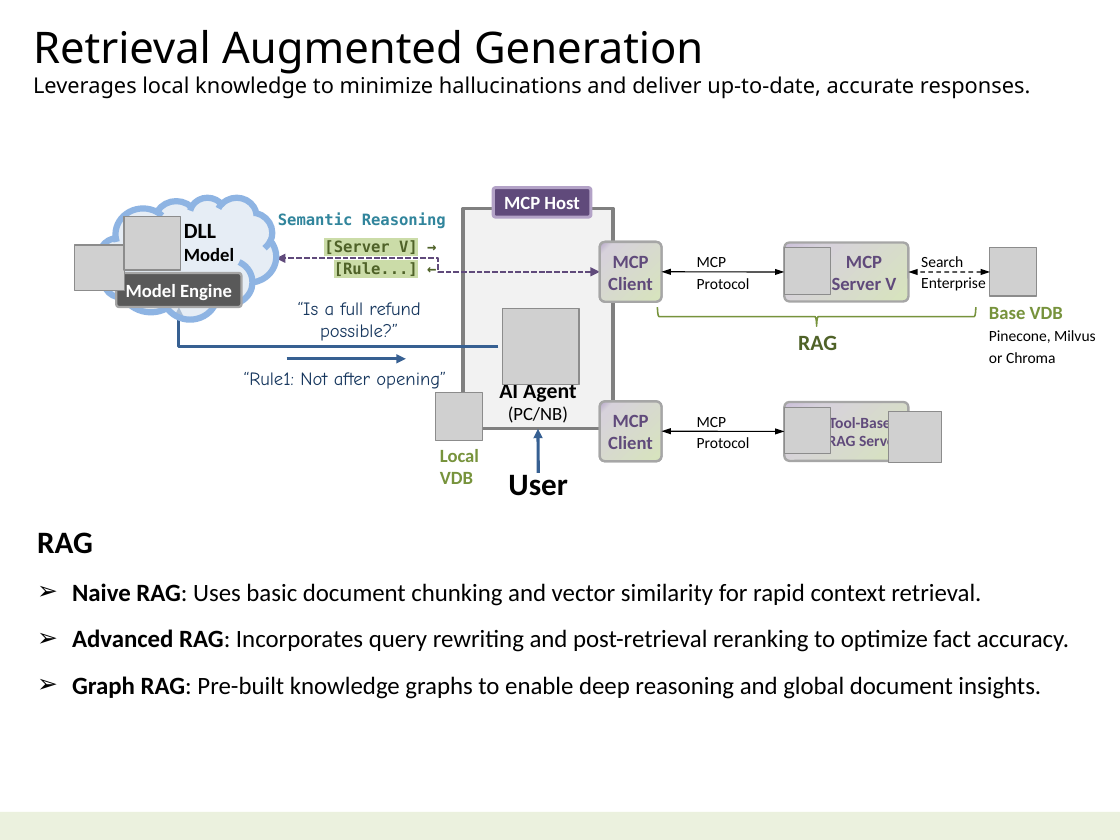
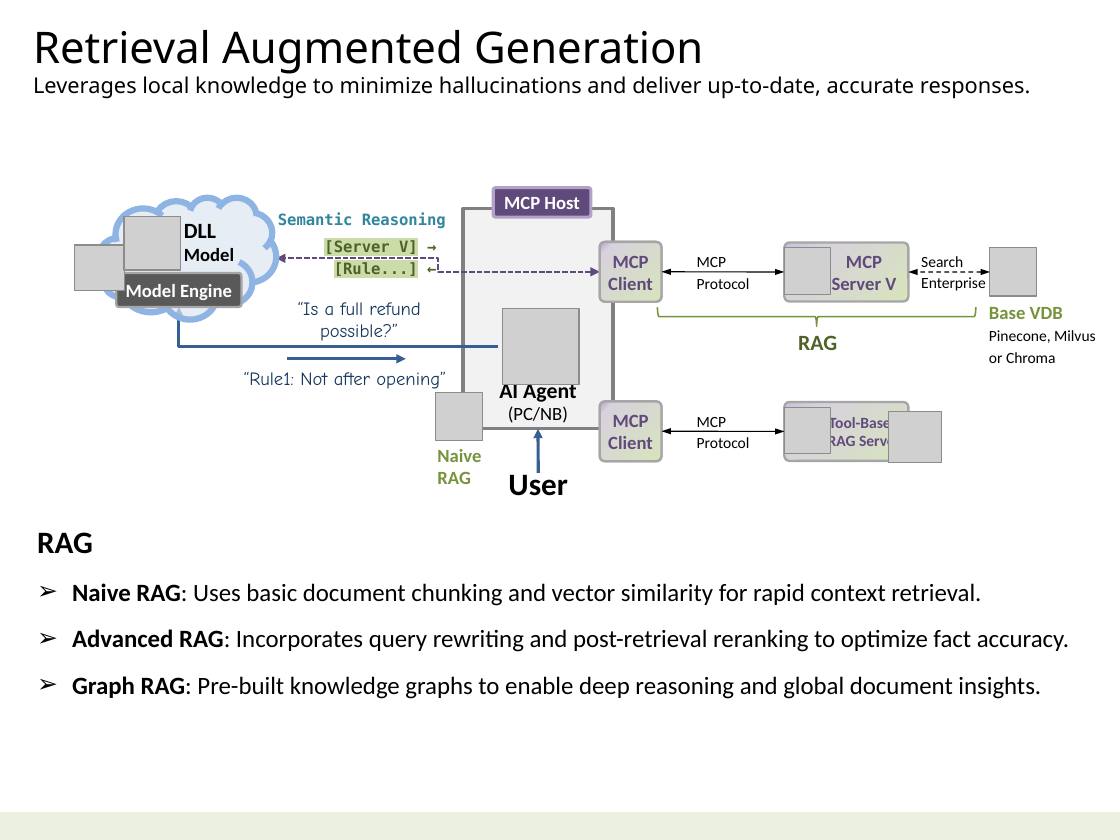
Before and after one commit to navibator/crazy-ai, a slide deck: slide 5 of ai-gemma.pptx. Drawn at 1120x840 pixels with LibreOffice and Linux fonts; fonts in the diff are those of the drawing; grey boxes stand for pictures. Boxes give left, top, right and bottom in pixels: in the first picture for what was removed or moved away, otherwise in the second. Text is boxed around its words. In the diff, an @@ line names an element or a change of style, - is before the commit and + after.

```diff
--- a/ai-gemma.pptx
+++ b/ai-gemma.pptx
@@ text at (437, 449, 481, 484): text changed @@
-Local
-VDB
+Naive
+RAG
```
Also in this commit, not shown: 6 other slides changed, 1 slide removed, 18 other files.
